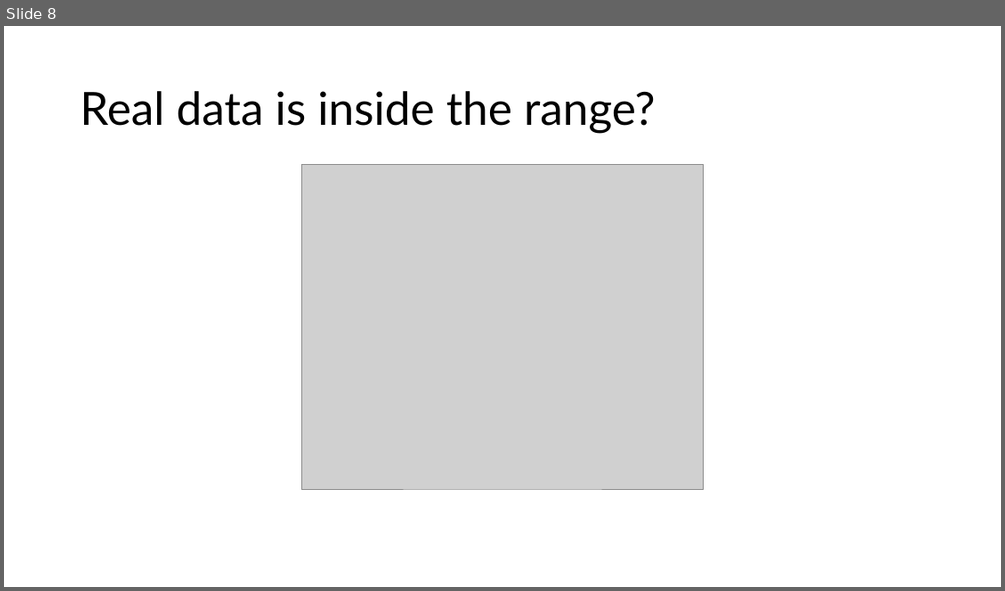
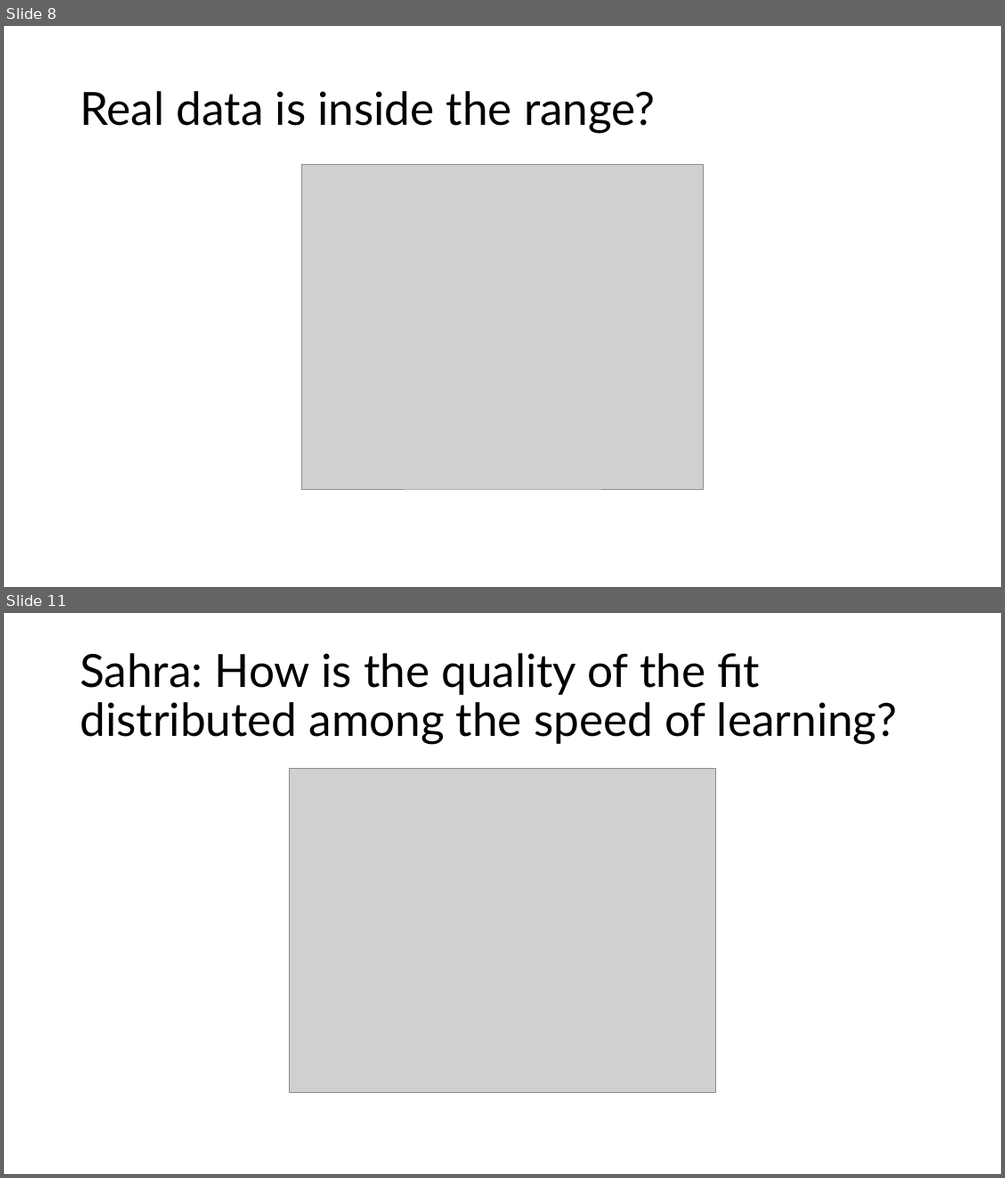
Before and after one commit to SocCog-Team/BoS-analysis, a slide deck: Simulations related to VBA fitting/SimulationSoloQlearner.pptx. Shown one above the other, each under a label of ours: slide 8 before the commit, slides 8 and 11 after it; the slides between them are not shown. The pictures are 1005x591 and 1005x1178 pixels, drawn with LibreOffice and Linux fonts; fonts in the diff are those of the drawing; grey boxes stand for pictures. Boxes give left, top, right and bottom in pixels: in the first picture for what was removed or moved away, otherwise in the second. Text is boxed around its words. In the diff, an @@ line names an element or a change of style, - is before the commit and + after.

Commit message:
Q learning Simulations

```diff
--- a/Simulations related to VBA fitting/SimulationSoloQlearner.pptx
+++ b/Simulations related to VBA fitting/SimulationSoloQlearner.pptx
@@ slide 11 added at box(4, 613, 1001, 1174), background #FFFFFF @@
@@ title added at box(80, 653, 898, 745), 44 pt, text #000000 @@
+Sahra: How is the quality of the fit distributed among the speed of learning?
@@ picture added at box(290, 768, 715, 1092) @@
```
Also in this commit, not shown: 7 other slides added, 20 other files.
